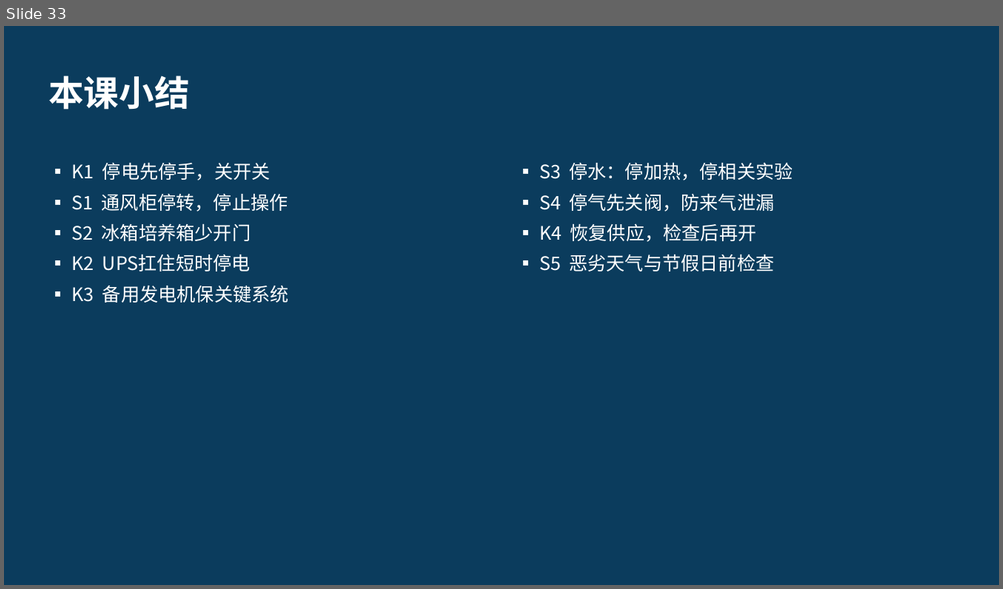
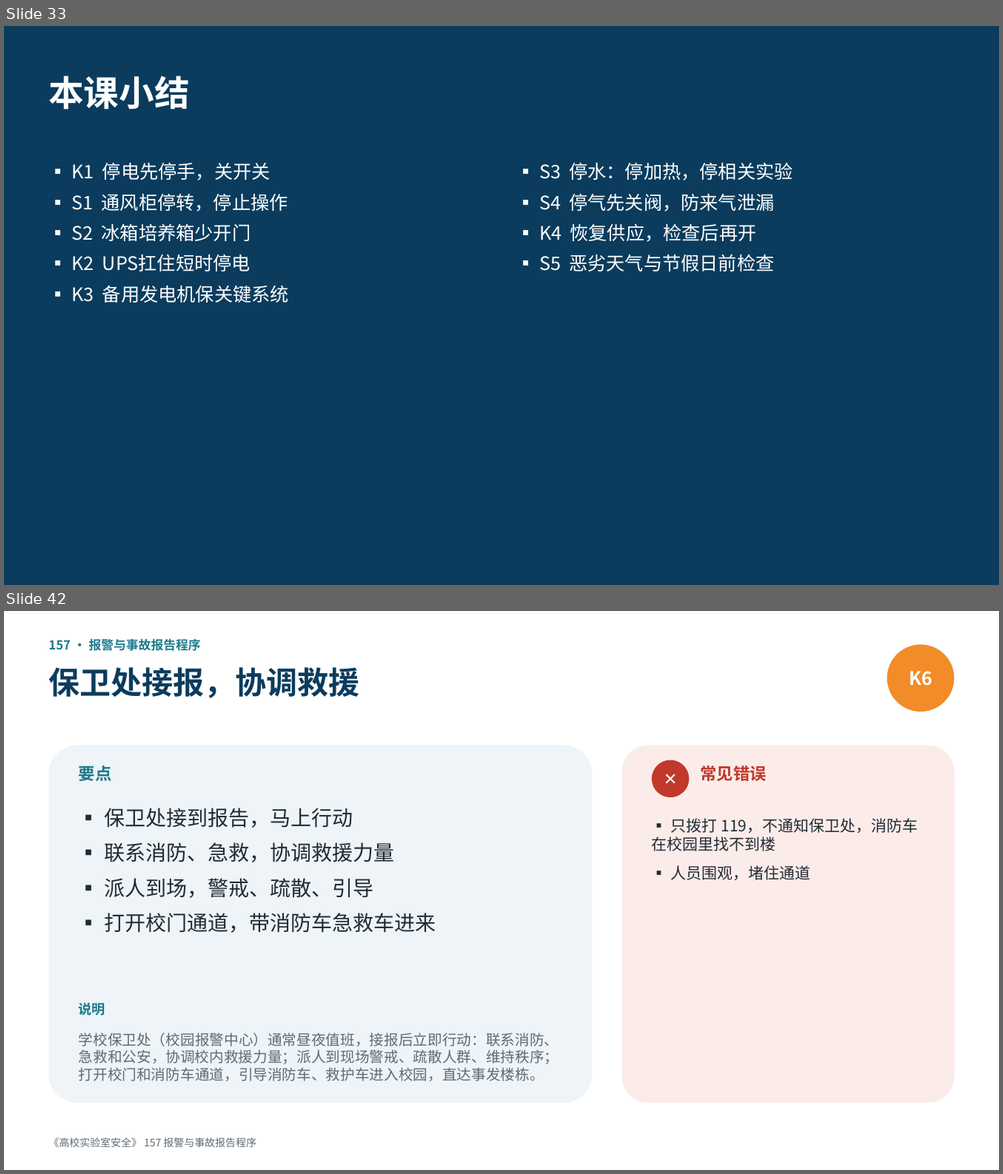
Before and after one commit to hanrongwx-max/videoyoutubo, a slide deck: course/高校实验室安全/课件/第14章_应急处置与事故调查.pptx. Shown one above the other, each under a label of ours: slide 33 before the commit, slides 33 and 42 after it; the slides between them are not shown. The pictures are 1003x589 and 1003x1174 pixels, drawn with LibreOffice and Linux fonts; fonts in the diff are those of the drawing. Boxes give left, top, right and bottom in pixels: in the first picture for what was removed or moved away, otherwise in the second. Text is boxed around its words. In the diff, an @@ line names an element or a change of style, - is before the commit and + after.

```diff
--- a/course/高校实验室安全/课件/第14章_应急处置与事故调查.pptx
+++ b/course/高校实验室安全/课件/第14章_应急处置与事故调查.pptx
@@ slide 42 added at box(4, 611, 999, 1170), background #FFFFFF @@
@@ text added at box(48, 639, 201, 651), 12 pt, text #1D7A8C, bold @@
+157 · 报警与事故报告程序
@@ ellipse added at box(887, 644, 954, 712), fill #F28C28, 18 pt, text #FFFFFF, bold @@
+K6
@@ text added at box(48, 667, 359, 698), 30 pt, text #0B3C5D, bold @@
+保卫处接报，协调救援
@@ rounded rectangle added at box(48, 745, 592, 1103), fill #EEF4F7 @@
@@ text added at box(79, 766, 112, 781), 16 pt, text #1D7A8C, bold @@
+要点
@@ rounded rectangle added at box(622, 745, 954, 1103), fill #FBECEA @@
@@ ellipse added at box(652, 760, 689, 797), fill #C0392B, 16 pt, text #FFFFFF, bold @@
+✕
@@ text added at box(700, 766, 765, 781), 16 pt, text #C0392B, bold @@
+常见错误
@@ text added at box(104, 808, 436, 933), 20 pt, text #222B33 @@
+▪ 保卫处接到报告，马上行动
+▪ 联系消防、急救，协调救援力量
+▪ 派人到场，警戒、疏散、引导
+▪ 打开校门通道，带消防车急救车进来
@@ text added at box(652, 818, 917, 880), 15 pt, text #222B33 @@
+▪ 只拨打 119，不通知保卫处，消防车在校园里找不到楼
+▪ 人员围观，堵住通道
@@ text added at box(79, 1003, 105, 1016), 13 pt, text #1D7A8C, bold @@
+说明
@@ text added at box(79, 1033, 559, 1082), 14 pt, text #5F6B75 @@
+学校保卫处（校园报警中心）通常昼夜值班，接报后立即行动：联系消防、急救和公安，协调校内救援力量；派人到现场警戒、疏散人群、维持秩序；打开校门和消防车通道，引导消防车、救护车进入校园，直达事发楼栋。
@@ text added at box(48, 1138, 256, 1147), 10 pt, text #5F6B75 @@
+《高校实验室安全》 157 报警与事故报告程序
```
Also in this commit, not shown: 14 other slides added, 2 other files.
